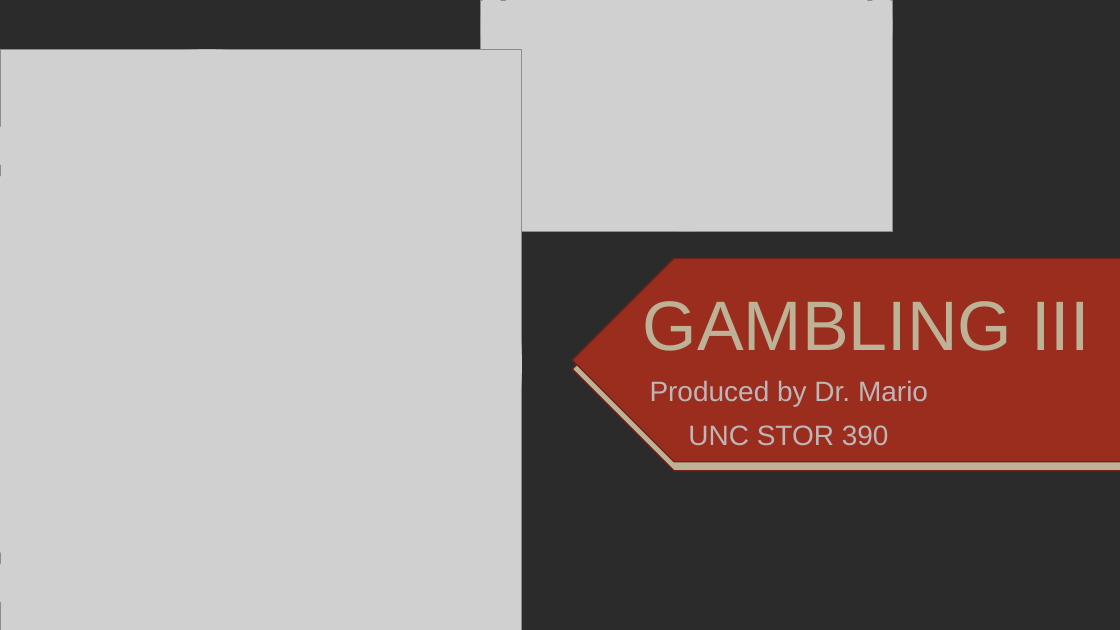
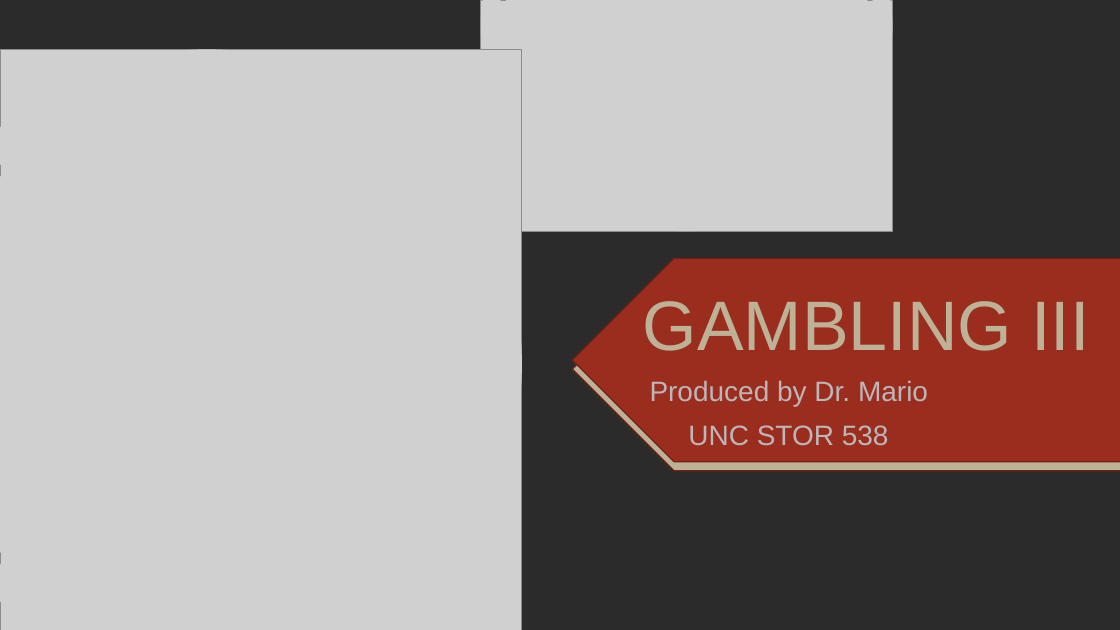
Before and after one commit to SuperMarioGiacomazzo/STOR538_WEBSITE, a slide deck: slide 1 of Slides/Gambling 3/Gambling_3_Lecture.pptx. Drawn at 1120x630 pixels with LibreOffice and Linux fonts; fonts in the diff are those of the drawing; grey boxes stand for pictures; background and template pictures are left out; a plain dark background stands for a picture behind light text. Boxes give left, top, right and bottom in pixels: in the first picture for what was removed or moved away, otherwise in the second. Text is boxed around its words. In the diff, an @@ line names an element or a change of style, - is before the commit and + after.

```diff
--- a/Slides/Gambling 3/Gambling_3_Lecture.pptx
+++ b/Slides/Gambling 3/Gambling_3_Lecture.pptx
@@ subtitle at (x1=688, y1=425, x2=889, y2=445): text changed @@
-UNC STOR 390
+UNC STOR 538
```
Also in this commit, not shown: 4 other files.
